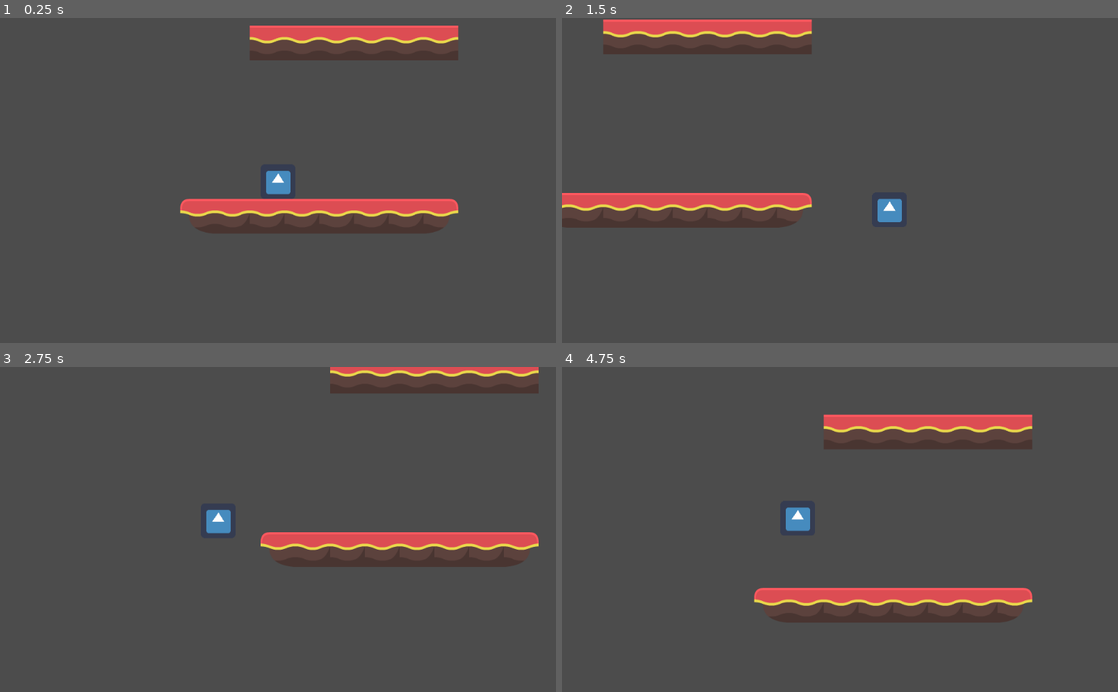
Above: before the commit, frames 1-4 (two rows, left to right).
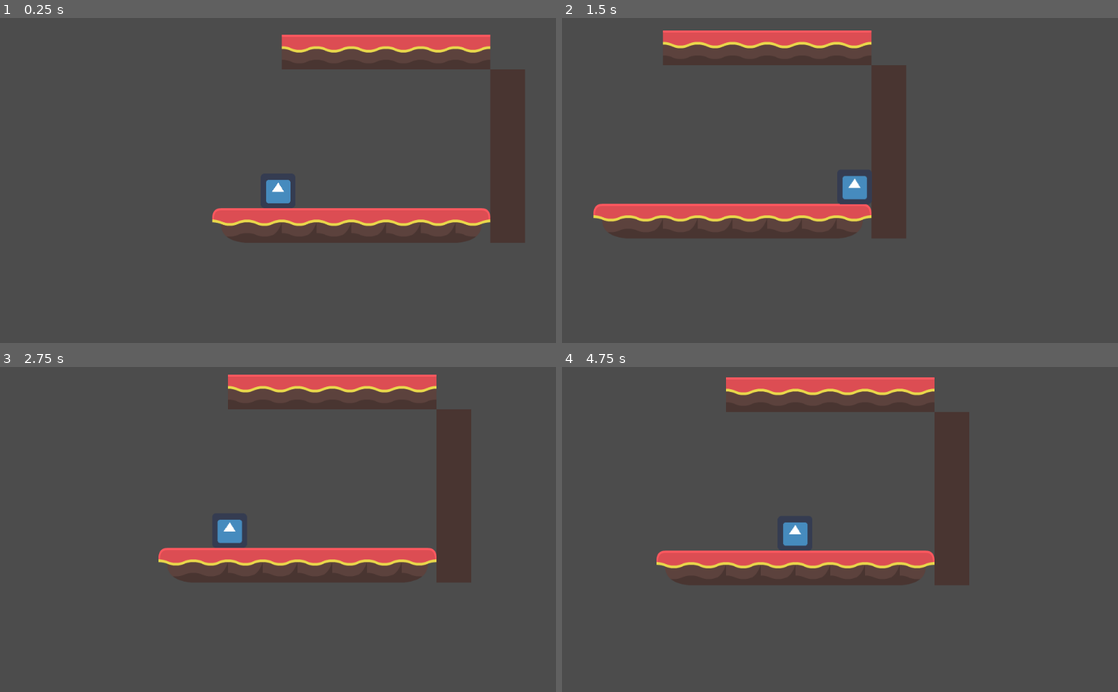
Above: after the commit, the same moments.

Repository: Lukas-VanDyke/Platformer-Prototype
Game: Godot game, scene res://Scenes/Room.tscn
Same seed, same stepped clock (60 frames per second), same inputs: the game is played once before the commit and once after it. The engine's default icon, where the game draws it, is replaced by a stand-in: a white triangle on a blue panel in a dark square.
Inputs (mouse positions are in pixels of both pictures, inside the frame that each line leads up to):
- Up to frame 1 (0.25 s): no input
- Up to frame 2 (1.5 s): move the mouse to (962, 164) at 0.52 s; hold D (right) from 0.53 s (still down); tap Space (space) at 0.6 s; move the mouse to (728, 196) at 1.27 s; click (728, 196) at 1.35 s
- Up to frame 3 (2.75 s): tap Space (space) at 1.55, 2.1 s; move the mouse to (333, 458) at 2.02 s; release D (right) at 2.03 s; hold A (left) from 2.03 s (still down)
- Up to frame 4 (4.75 s): move the mouse to (812, 594) at 2.77 s; release A (left) at 2.78 s; hold D (right) 2.78-4.28 s; tap Space (space) at 2.85, 3.8, 4.35 s; move the mouse to (1006, 578) at 3.52 s; click (1006, 578) at 3.6 s; move the mouse to (673, 480) at 4.27 s; hold A (left) from 4.28 s (still down)

The runs differ from the first frame. In frame 1, 12% of the frame differs, in the area x 32-95%, y 2-70%; in frame 2, 13%; in frame 3, 13%; in frame 4, 16%, in the area x 17-85%, y 3-79%.

Commit message:
Fixed some bugs and switched to using move and collide

Diff:
--- a/src/Scenes/Room.tscn
+++ b/src/Scenes/Room.tscn
@@ -295,13 +295,13 @@
 collision_layer = 98
 collision_mask = 29
 format = 1
-tile_data = PoolIntArray( -131063, 0, 5, -131062, 0, 6, -131 …(325 unchanged characters)… , 0, 0, 131102, 0, 0, 131103, 0, 0, 196636, 0, 0, 196637, 0, 0, 196638, 0, 0, 196639, 0, 0, 262172, 0, 0, 262173, 0, 0, 262174, 0, 0, 262175, 0, 0, 327708, 0, 0, 327709, 0, 0, 327710, 0, 0, 327711, 0, 0, 393244, 0, 0, 393245, 0, 0, 393246, 0, 0, 393247, 0, 0, 524287, 0, 65543, 458752, 0, 131078, 458753, 0, 131078, 458754, 0, 131078, 458755, 0, 131078, 458756, 0, 131078, 458757, 0, 131078, 458758, 0, 65544, 458780, 0, 0, 458781, 0, 0, 458782, 0, …(130 unchanged characters)…
+tile_data = PoolIntArray( -131063, 0, 5, -131062, 0, 6, -131 …(325 unchanged characters)… , 0, 0, 131102, 0, 0, 131103, 0, 0, 196615, 0, 0, 196636, 0, 0, 196637, 0, 0, 196638, 0, 0, 196639, 0, 0, 262151, 0, 0, 262172, 0, 0, 262173, 0, 0, 262174, 0, 0, 262175, 0, 0, 327687, 0, 0, 327708, 0, 0, 327709, 0, 0, 327710, 0, 0, 327711, 0, 0, 393223, 0, 0, 393244, 0, 0, 393245, 0, 0, 393246, 0, 0, 393247, 0, 0, 524287, 0, 65543, 458752, 0, 131078, 458753, 0, 131078, 458754, 0, 131078, 458755, 0, 131078, 458756, 0, 131078, 458757, 0, 131078, 458758, 0, 65544, 458759, 0, 0, 458780, 0, 0, 458781, 0, 0, 458782, 0, …(130 unchanged characters)…
 __meta__ = {
 "_edit_lock_": true
 }
 
 [node name="Player" parent="." instance=ExtResource( 3 )]
-position = Vector2( 115.997, 409.439 )
+position = Vector2( 57.2106, 376.277 )
 
 [node name="SpikeMap" type="TileMap" parent="."]
 tile_set = SubResource( 30 )
--- a/src/Scripts/PlayerController.gd
+++ b/src/Scripts/PlayerController.gd
@@ -11,6 +11,10 @@
 export (int) var jumpSpeed = -1000
 
 var velocity = Vector2()
+
+var leftWall = false
+var rightWall = false
+var floored = false
 
 var grappling = false
 var grapplingTarget
@@ -49,22 +53,53 @@
 
 	get_input()
 	velocity.y += gravity * delta
-	velocity = move_and_slide(velocity, Vector2(0, -1))
+	if leftWall or rightWall:
+			if velocity.y > wallSlideSpeed:
+				velocity.y = wallSlideSpeed
+
+	var collision = move_and_collide(velocity * delta)
+	if collision:
+		var normal = collision.normal
+		var remainder = collision.remainder
+		var horizontal_movement = abs(remainder.x)
+
+		velocity.y = Vector2(0, velocity.y).slide(normal).y
+
+		var remaining_movement = remainder.slide(normal)
+		remaining_movement = remaining_movement.normalized()
+		remaining_movement *= horizontal_movement
+		move_and_collide(remaining_movement)
+
+		SetColliders(normal)
+	else:
+		SetColliders(Vector2(0, 0))
+
+	#velocity = move_and_slide(velocity, Vector2(0, -1))
+
+func SetColliders(normal):
+	floored = false
+	leftWall = false
+	rightWall = false
+
+	if normal == Vector2(-1, 0):
+		leftWall = true
+	elif normal == Vector2(1, 0):
+		rightWall = true
+	elif normal == Vector2(0, -1):
+		floored = true
 
 func get_input():
 	velocity.x = 0
-	if is_on_wall():
-		if velocity.y > wallSlideSpeed:
-			velocity.y = wallSlideSpeed
 
 	if Input.is_action_pressed("left"):
 		velocity.x -= movementSpeed
 	if Input.is_action_pressed("right"):
 		velocity.x += movementSpeed
-	if Input.is_action_just_pressed("space") and (is_on_floor() or is_on_wall()):
+	if Input.is_action_just_pressed("space") and (floored or leftWall or rightWall):
 		velocity.y = jumpSpeed
 	if Input.is_action_just_released("space"):
-		velocity.y += 300
+		if velocity.y < 0:
+			velocity.y += 300
 
 	if Input.is_action_just_pressed("click"):
 		var space_state = get_world_2d().direct_space_state
